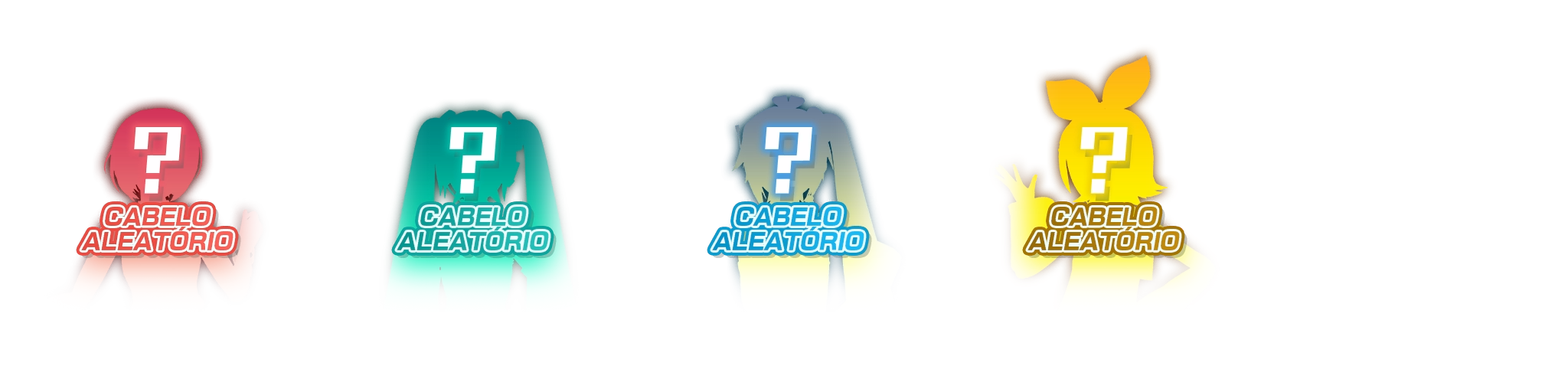
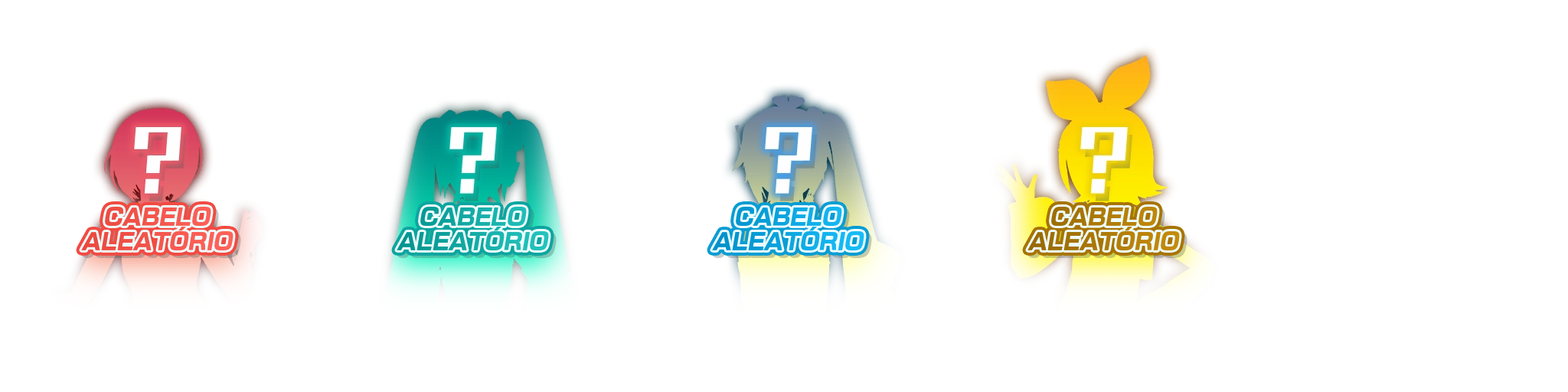
Layered file, before and after one edit (1568x392). Changes by layer:
added group "Itens" with 4 layers above "Texture" over [75, 55, 1196, 273]
added layer "LIST_HAIR_THUMB_RRIN" in group "Itens" over [1009, 55, 1196, 273]
added layer "LIST_HAIR_THUMB_RNER" in group "Itens" over [706, 193, 877, 266]
added layer "LIST_HAIR_THUMB_RMIK" in group "Itens" over [389, 196, 565, 265]
added layer "LIST_HAIR_THUMB_RMEI" in group "Itens" over [75, 192, 242, 262]
renamed "Texture" to "Texture (OLD)", hid it over [75, 55, 1196, 273]
